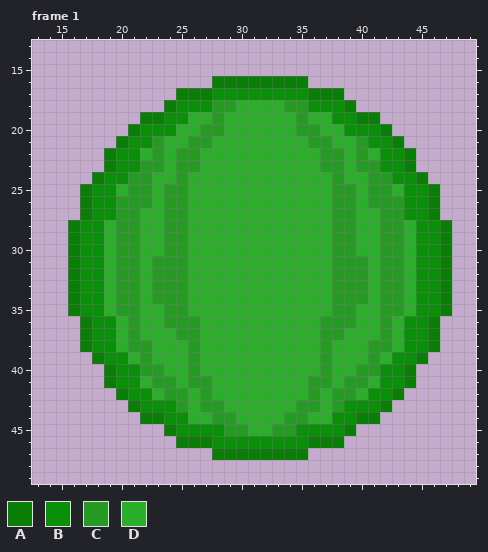
Pixel-art file -- Assets/Arts/Enemies/Boss/FruitKing/WaterMelonExplode.aseprite. The picture above was drawn from the file before the commit.
64x64 pixels, 7 frames. Shown: frame 1: x 13..49, y 13..49.
Palette (. is transparent): A #0a7e07  B #0a8f08  C #259b24  D #2baf2b
Pixels before, frame 1, first column x 16:
16 ............AAAAAAAA............
17 .........AAABBBBBBBBAAA.........
18 ........ABBBCCDDDDCCBBBA........
19 ......AABBDDCDDDDDDCDDBBAA......
20 .....ABBBDDCCDDDDDDCCDDBBBA.....
21 ....ABBCDDCCDDDDDDDDCCDDCBBA....
22 ...ABBDCDCCDDDDDDDDDDCCDCDBBA...
23 ...ABBCCDCCDDDDDDDDDDCCDCCBBA...
24 ..ABBCCDDCDDDDDDDDDDDDCDDCCBBA..
25 .ABBDCCDCCDDDDDDDDDDDDCCDCCDBBA.
26 .ABBCCCDCCDDDDDDDDDDDDCCDCCCBBA.
27 .ABBCCDDCCDDDDDDDDDDDDCCDDCCBBA.
28 ABBDCCDDCCDDDDDDDDDDDDCCDDCCDBBA
29 ABBDCCDDCCDDDDDDDDDDDDCCDDCCDBBA
30 ABBDCCDDCCDDDDDDDDDDDDCCDDCCDBBA
31 ABBDCCDCCCDDDDDDDDDDDDCCCDCCDBBA
32 ABBDCCDCCCDDDDDDDDDDDDCCCDCCDBBA
33 ABBDCCDCCCDDDDDDDDDDDDCCCDCCDBBA
34 ABBDCCDCCCDDDDDDDDDDDDCCCDCCDBBA
35 ABBDCCDDCCDDDDDDDDDDDDCCDDCCDBBA
36 .ABBDCDDCCCDDDDDDDDDDCCCDDCDBBA.
37 .ABBDCDDDCCDDDDDDDDDDCCDDDCDBBA.
38 .ABBDCCDDDCDDDDDDDDDDCDDDCCDBBA.
39 ..ABBDCDDDCDDDDDDDDDDCDDDCDBBA..
40 ...ABBCCDDCDDDDDDDDDDCDDCCBBA...
41 ...ABBDCCDCCDDDDDDDDCCDCCDBBA...
42 ....ABBDCCDCDDDDDDDDCDCCDBBA....
43 .....ABBBCDCCDDDDDDCCDCBBBA.....
44 ......AABBDDCCDDDDCCDDBBAA......
45 ........ABBBBCCDDCCBBBBA........
46 .........AAABBBBBBBBAAA.........
47 ............AAAAAAAA............
Now the later version:
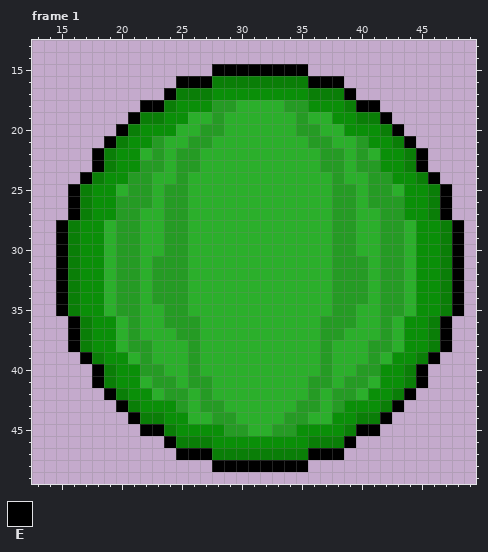
Colours new in this view: E #000000
The edit:
Frame 1:
y 15: x 28..35 ........ -> EEEEEEEE
y 16: x 25..27 ... -> EEE; x 36..38 ... -> EEE
y 17: x 24 . -> E; x 39 . -> E
y 18: x 22..23 .. -> EE; x 40..41 .. -> EE
y 19: x 21 . -> E; x 42 . -> E
y 20: x 20 . -> E; x 43 . -> E
y 21: x 19 . -> E; x 44 . -> E
y 22..23: x 18 . -> E; x 45 . -> E
y 24: x 17 . -> E; x 46 . -> E
y 25..27: x 16 . -> E; x 47 . -> E
y 28..35: x 15 . -> E; x 48 . -> E
y 36..38: x 16 . -> E; x 47 . -> E
y 39: x 17 . -> E; x 46 . -> E
y 40..41: x 18 . -> E; x 45 . -> E
y 42: x 19 . -> E; x 44 . -> E
y 43: x 20 . -> E; x 43 . -> E
y 44: x 21 . -> E; x 42 . -> E
y 45: x 22..23 .. -> EE; x 40..41 .. -> EE
y 46: x 24 . -> E; x 39 . -> E
y 47: x 25..27 ... -> EEE; x 36..38 ... -> EEE
y 48: x 28..35 ........ -> EEEEEEEE
Pixel boxes of the changes (left, top, right, bottom) in both pictures:
added: (56, 64, 464, 472)
